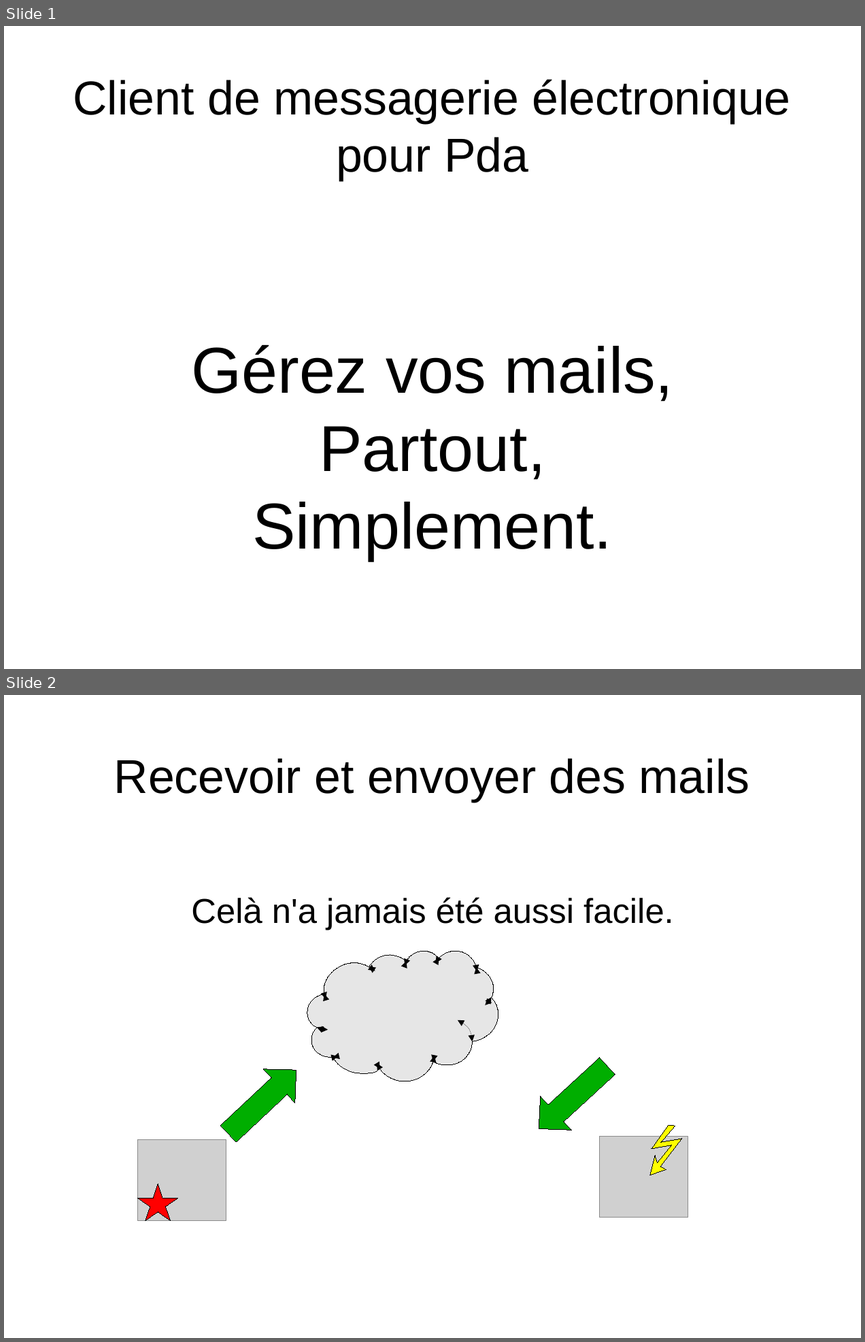
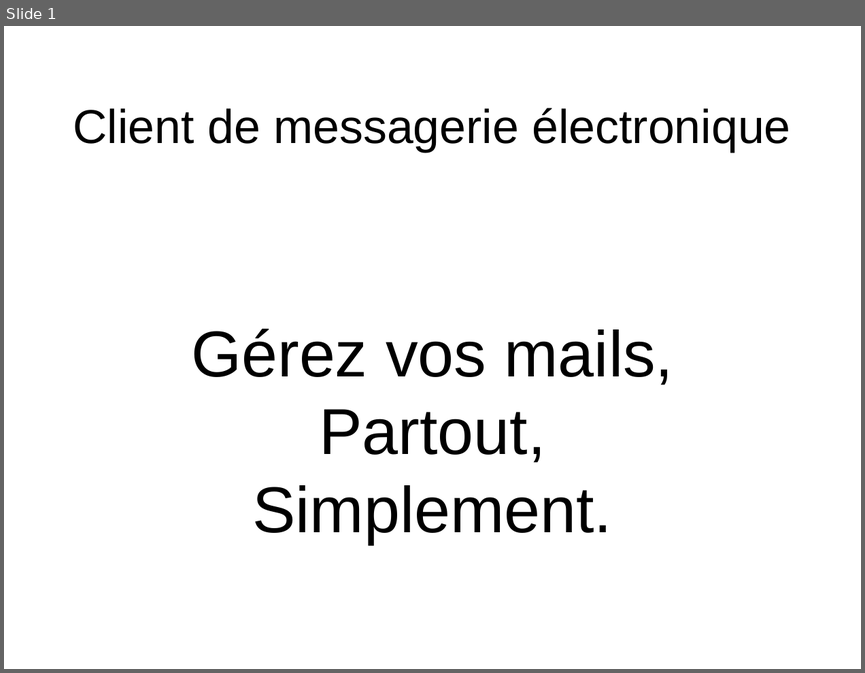
Before and after one commit to alan-mushi/Pda-Client-Mail, a slide deck: Spec/Presentation_application.odp. Shown one above the other, each under a label of ours: slides 1 and 2 before the commit, slide 1 after it. The pictures are 865x1342 and 865x673 pixels, drawn with LibreOffice and Linux fonts; fonts in the diff are those of the drawing; grey boxes stand for pictures; background and template pictures are left out. Boxes give left, top, right and bottom in pixels: in the first picture for what was removed or moved away, otherwise in the second. Text is boxed around its words. In the diff, an @@ line names an element or a change of style, - is before the commit and + after.

Commit message:
Avancée Presentation client de la messagerie

```diff
--- a/Spec/Presentation_application.odp
+++ b/Spec/Presentation_application.odp
@@ slide 2 removed at (4,695,861,1338), background picture (left out) @@
@@ title removed at (114,758,750,802) @@
-Recevoir et envoyer des mails
@@ subtitle removed at (191,897,674,930) @@
-Celà n'a jamais été aussi facile.
@@ freeform shape removed at (307,951,498,1081) @@
@@ up arrow removed at (213,1053,312,1150) @@
@@ up arrow removed at (523,1049,623,1147) @@
@@ picture removed at (138,1140,226,1221) @@
@@ picture removed at (600,1136,688,1217) @@
@@ freeform shape removed at (650,1125,682,1174) @@
@@ star removed at (138,1184,178,1221) @@
@@ slide 1 changed as well @@
@@ title at (73,108,790,152): text changed @@
-Client de messagerie électronique
-pour Pda
+Client de messagerie électronique
@@ subtitle "Gérez vos mails,": place and size @@
-subtitle "Gérez vos mails," at (191,345,674,560)
+subtitle "Gérez vos mails," at (191,329,674,543)
```
Also in this commit, not shown: 1 other slide changed, 6 slides added.
